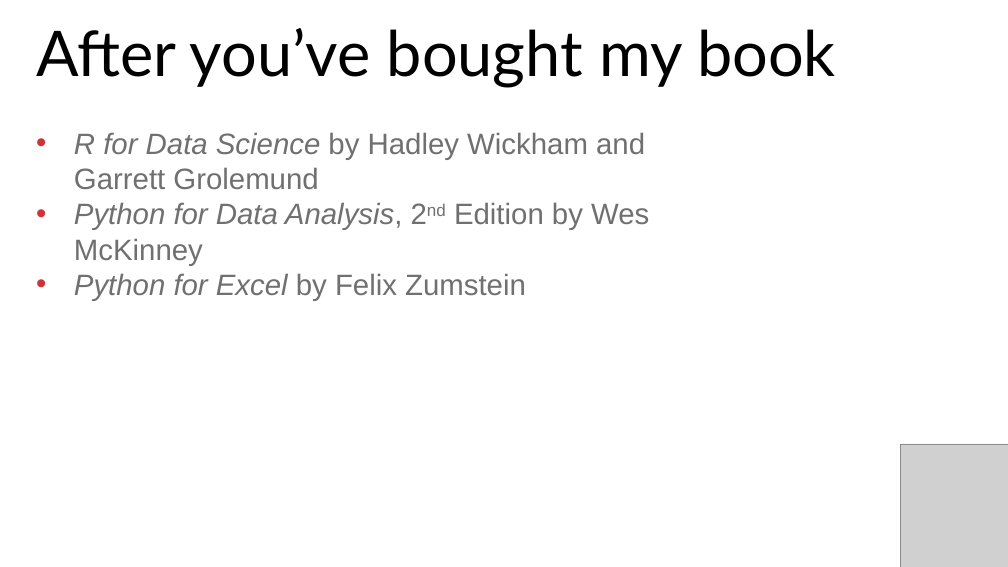
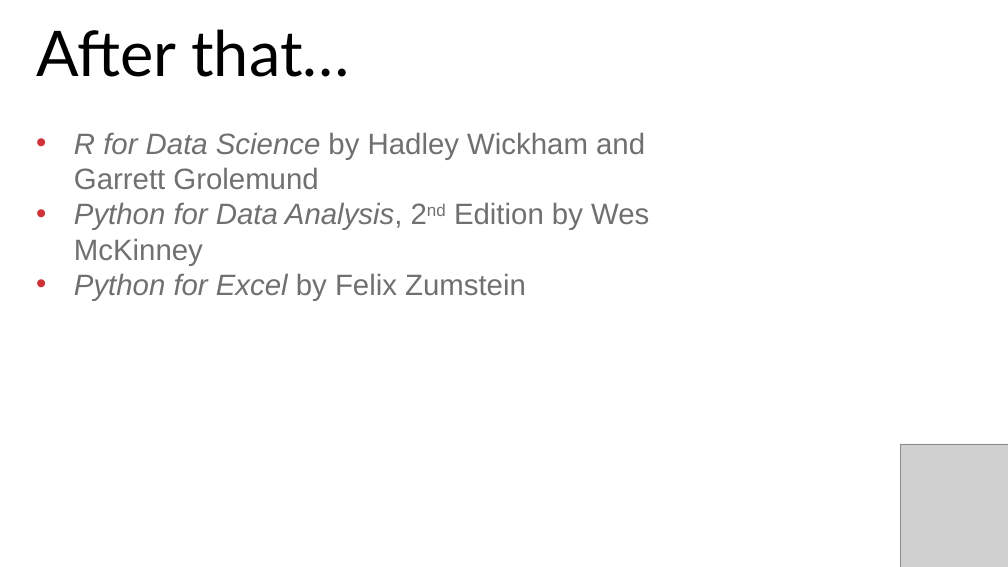
Before and after one commit to stringfestdata/advancing-into-analytics-ps-meetup, a slide deck: slide 29 of advancing-into-analytics-presentation.pptx. Drawn at 1008x567 pixels with LibreOffice and Linux fonts; fonts in the diff are those of the drawing; grey boxes stand for pictures. Boxes give left, top, right and bottom in pixels: in the first picture for what was removed or moved away, otherwise in the second. Text is boxed around its words. In the diff, an @@ line names an element or a change of style, - is before the commit and + after.

```diff
--- a/advancing-into-analytics-presentation.pptx
+++ b/advancing-into-analytics-presentation.pptx
@@ text at [36, 29, 349, 77]: text changed @@
-After you’ve bought my book
+After that…
```
Also in this commit, not shown: 11 other slides changed, 6 slides added, 5 slides removed, 1 other file.
